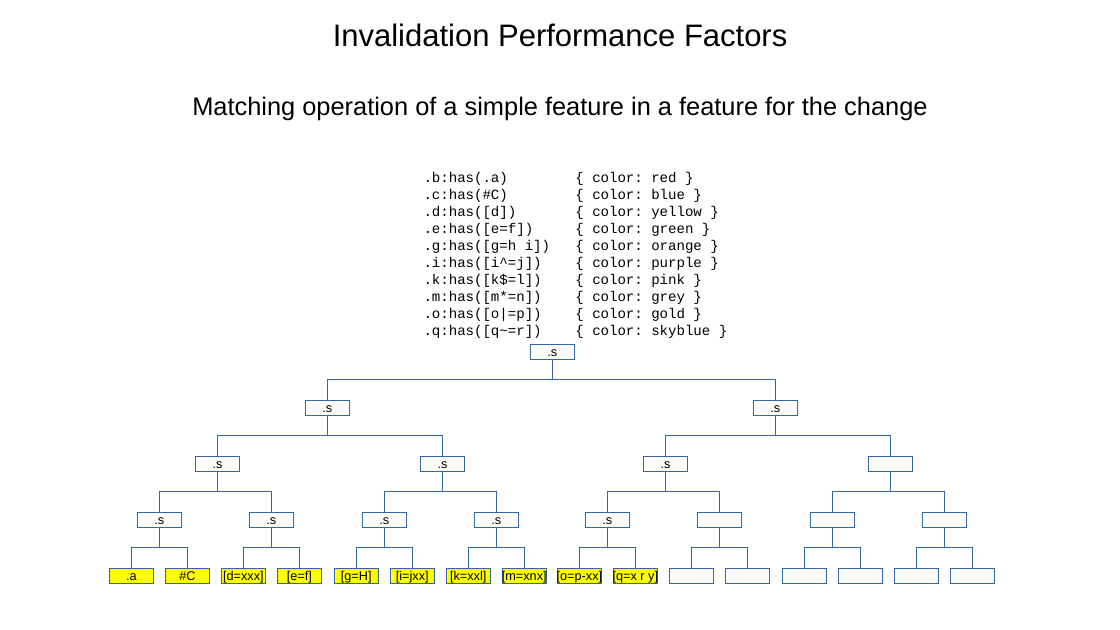
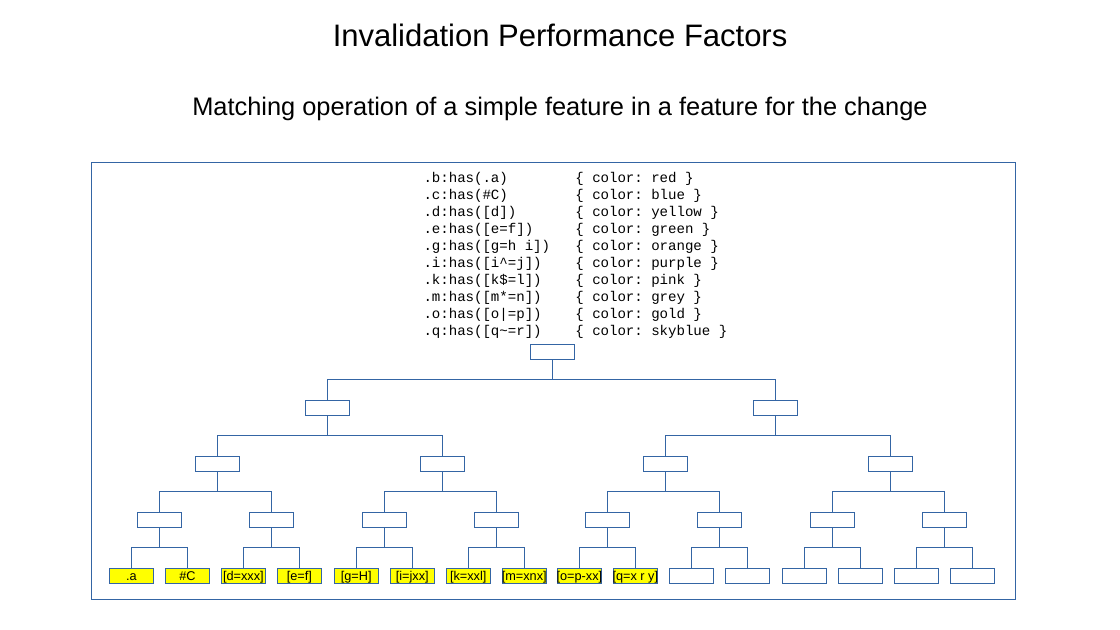
Before and after one commit to Igalia/explainers, a slide deck: slide 23 of css/has/images/has_invalidation.odp (slide 21 before the commit). Drawn at 1120x630 pixels with LibreOffice and Linux fonts; fonts in the diff are those of the drawing. Boxes give left, top, right and bottom in pixels: in the first picture for what was removed or moved away, otherwise in the second. Text is boxed around its words. In the diff, an @@ line names an element or a change of style, - is before the commit and + after.

```diff
--- a/css/has/images/has_invalidation.odp
+++ b/css/has/images/has_invalidation.odp
@@ rectangle added at [91,163,1016,600], outline #3465A4 0 pt @@
@@ text in rectangle at [547,349,557,356]: text removed @@
-.s
@@ text in rectangle at [322,405,332,412]: text removed @@
-.s
@@ text in rectangle at [770,405,780,412]: text removed @@
-.s
@@ text in rectangle at [213,461,223,468]: text removed @@
-.s
@@ text in rectangle at [438,461,448,468]: text removed @@
-.s
@@ text in rectangle at [661,461,671,468]: text removed @@
-.s
@@ text in rectangle at [154,517,164,524]: text removed @@
-.s
@@ text in rectangle at [266,517,276,524]: text removed @@
-.s
@@ text in rectangle at [379,517,389,524]: text removed @@
-.s
@@ text in rectangle at [491,517,501,524]: text removed @@
-.s
@@ text in rectangle at [602,517,612,524]: text removed @@
-.s
```
Also in this commit, not shown: 11 other slides changed, 2 slides added, 16 other files.
